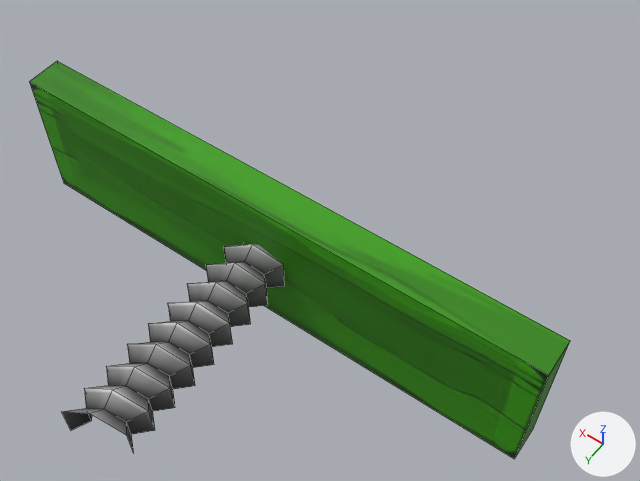
The FBX model Assets/Art/Models/Obstacles/walls/wall_green_02.fbx as it was, and as the next commit left it.
Before and after are seen from a 50 mm camera at (-0.892, 1.04, 1.975) aimed at (-0.125, -0.033, 0.289). The lights are fixed; the arrows at lower right show +X, +Y and +Z. Mesh edges are drawn as thin lines. Where no turn or scale is listed for an object, it has been applied to the vertices.

The first picture shows 'spring_1', 'wall_2'.
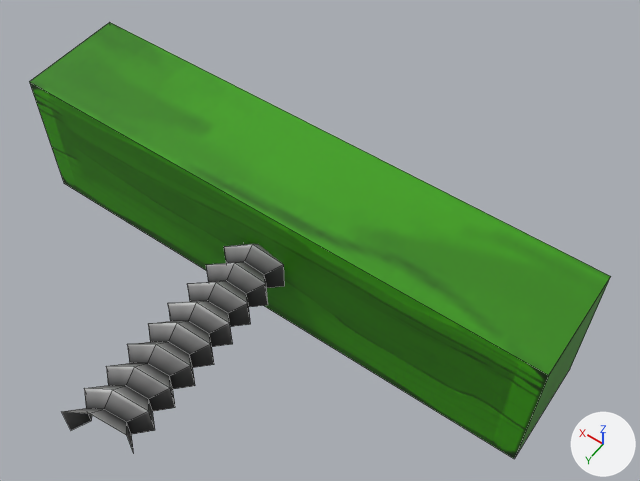
Where the newer file only moved an object's origin or applied its transform, the numbers keep the older frame.

Boxes (x1, y1, x2, y2) around the edits, measured in the pictures (640 x 481 px; the box of a moved part takes in the faces that stretch with it):
'wall_2', mesh rescaled (8% wider, 10% taller): before (29, 61, 570, 459); after (29, 22, 611, 459)
part 1 of me_mesh, shading changed: (62, 244, 285, 453) in both
part 2 of me_mesh_001, moved or reshaped: before (29, 61, 570, 457); after (29, 22, 611, 457)

Patch to the scene script:
```diff
--- a/Assets/Art/Models/Obstacles/walls/wall_green_02.fbx.py
+++ b/Assets/Art/Models/Obstacles/walls/wall_green_02.fbx.py
@@ me_mesh_001 @@
 me_mesh_001.from_pydata(...)  # 8 vertices, 6 faces; spans x -0.75..0.75, y -0.05..0.05, z -0.2..0.2
 # used by ob_wall_2; location = (0.0, 0.0, 0.2)
+# me_mesh_001 part 2: the whole mesh is scaled about its middle by (1, 3.01, 1), then moved by (0.0, -0.1, 0.0)
 me_mesh_001.materials.append(mat_m_wood1)
@@ me_mesh @@
 me_mesh.from_pydata(...)  # 95 vertices, 72 faces; spans x -0.076..0.076, y -0.33..0.33, z -0.069..0.069
 # used by ob_spring_1; location = (0.0, 0.311, 0.221)
+# me_mesh part 1: edges marked sharp go from 0 to 122
 me_mesh.materials.append(mat_m_wood1)
```
